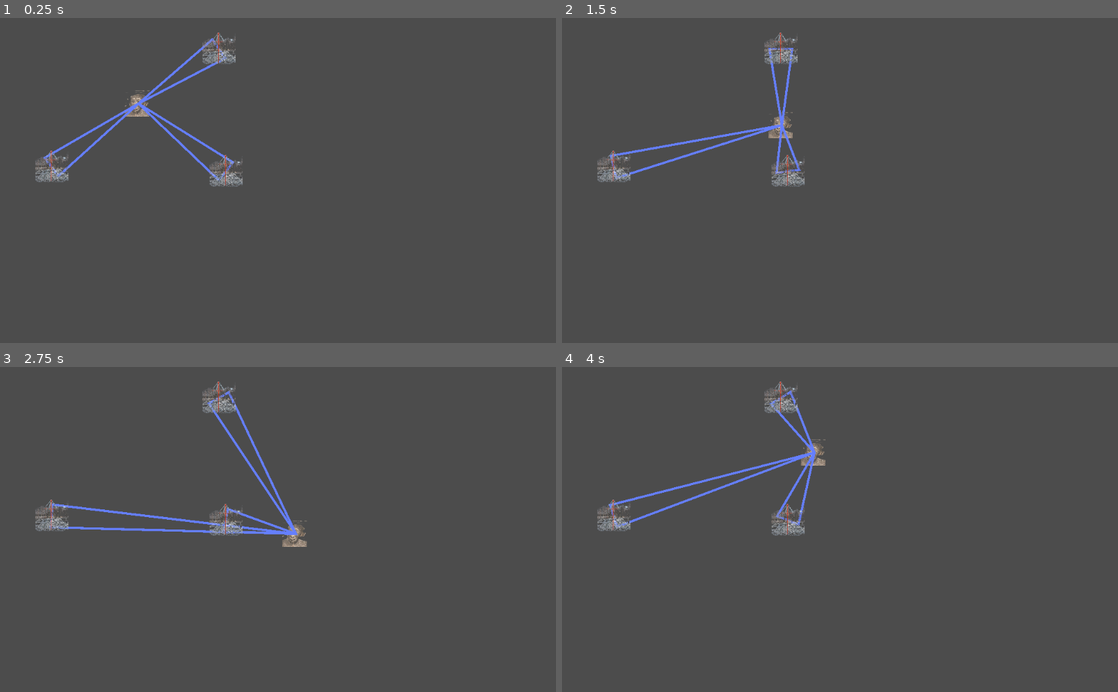
Above: before the commit, frames 1-4 (two rows, left to right).
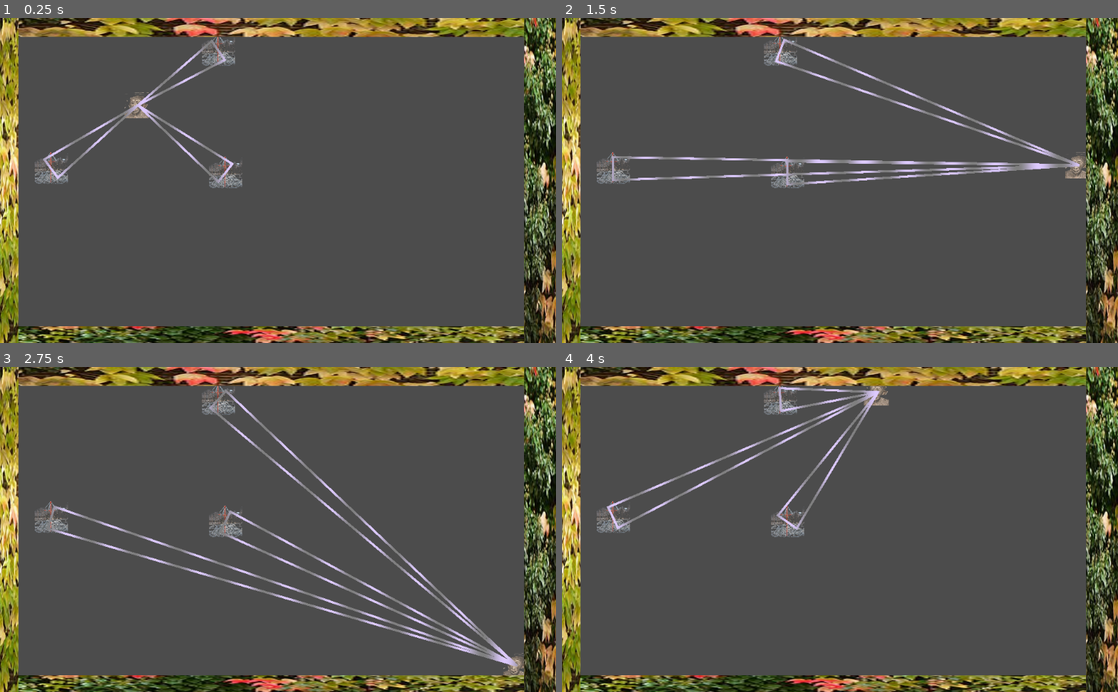
Above: after the commit, the same moments.

Repository: recursory/monke-out
Game: Godot game, scene res://scenes/main.tscn
Same seed, same stepped clock (60 frames per second), same inputs: the game is played once before the commit and once after it.
Inputs:
- Up to frame 1 (0.25 s): no input
- Up to frame 2 (1.5 s): hold Right (right) 0.53-1.28 s; hold Down (down) from 1.28 s (still down)
- Up to frame 3 (2.75 s): release Down (down) at 2.03 s; hold Right (right) from 2.03 s (still down)
- Up to frame 4 (4 s): release Right (right) at 2.78 s; hold Up (up) 2.78-3.53 s; hold Left (left) from 3.53 s (still down)

The runs differ from the first frame. In frame 1, 21% of the frame differs, in the area x 0-100%, y 0-100%; in frame 2, 23%; in frame 3, 24%; in frame 4, 22%.

Commit message:
monke with friggen lazer beams

Diff:
--- /dev/null
+++ b/src/materials/lazer_shader.tres
@@ -0,0 +1,175 @@
+[gd_resource type="VisualShader" load_steps=18 format=2]
+
+[sub_resource type="VisualShaderNodeInput" id=11]
+input_name = "screen_texture"
+
+[sub_resource type="VisualShaderNodeInput" id=12]
+input_name = "uv"
+
+[sub_resource type="VisualShaderNodeScalarUniform" id=13]
+uniform_name = "speed"
+
+[sub_resource type="VisualShaderNodeScalarOp" id=14]
+operator = 2
+
+[sub_resource type="VisualShaderNodeScalarOp" id=15]
+default_input_values = [ 0, 0.0, 1, 1.0 ]
+
+[sub_resource type="VisualShaderNodeScalarOp" id=16]
+default_input_values = [ 0, 0.0, 1, 2.0 ]
+operator = 3
+
+[sub_resource type="VisualShaderNodeInput" id=17]
+input_name = "screen_uv"
+
+[sub_resource type="VisualShaderNodeVectorDecompose" id=18]
+
+[sub_resource type="VisualShaderNodeScalarOp" id=19]
+
+[sub_resource type="VisualShaderNodeInput" id=2]
+output_port_for_preview = 0
+input_name = "time"
+
+[sub_resource type="VisualShaderNodeScalarUniform" id=20]
+uniform_name = "speed2"
+default_value_enabled = true
+default_value = 1.0
+
+[sub_resource type="VisualShaderNodeScalarOp" id=21]
+operator = 2
+
+[sub_resource type="VisualShaderNodeScalarFunc" id=3]
+function = 0
+
+[sub_resource type="VisualShaderNodeColorUniform" id=4]
+uniform_name = "red"
+default_value_enabled = true
+default_value = Color( 1, 0, 0, 1 )
+
+[sub_resource type="VisualShaderNodeColorUniform" id=5]
+output_port_for_preview = 0
+uniform_name = "green"
+default_value_enabled = true
+default_value = Color( 0.227111, 0.883618, 0.249583, 1 )
+
+[sub_resource type="VisualShaderNodeVectorInterp" id=6]
+
+[sub_resource type="VisualShaderNodeVectorInterp" id=8]
+
+[resource]
+code = "shader_type canvas_item;
+uniform vec4 green : hint_color = vec4(0.227111, 0.883618, 0.249583, 1.000000);
+uniform vec4 red : hint_color = vec4(1.000000, 0.000000, 0.000000, 1.000000);
+uniform float speed;
+uniform float speed2 = 1;
+
+
+
+void vertex() {
+// Output:0
+
+}
+
+void fragment() {
+// ColorUniform:5
+	vec3 n_out5p0 = green.rgb;
+	float n_out5p1 = green.a;
+
+// ColorUniform:4
+	vec3 n_out4p0 = red.rgb;
+	float n_out4p1 = red.a;
+
+// ScalarUniform:13
+	float n_out13p0 = speed;
+
+// Input:2
+	float n_out2p0 = TIME;
+
+// ScalarOp:14
+	float n_out14p0 = n_out13p0 * n_out2p0;
+
+// ScalarUniform:20
+	float n_out20p0 = speed2;
+
+// Input:17
+	vec3 n_out17p0 = vec3(SCREEN_UV, 0.0);
+
+// VectorDecompose:18
+	float n_out18p0 = n_out17p0.x;
+	float n_out18p1 = n_out17p0.y;
+	float n_out18p2 = n_out17p0.z;
+
+// ScalarOp:21
+	float n_out21p0 = n_out20p0 * n_out18p0;
+
+// ScalarOp:19
+	float n_out19p0 = n_out14p0 + n_out21p0;
+
+// ScalarFunc:3
+	float n_out3p0 = sin(n_out19p0);
+
+// ScalarOp:15
+	float n_in15p1 = 1.00000;
+	float n_out15p0 = n_out3p0 + n_in15p1;
+
+// ScalarOp:16
+	float n_in16p1 = 2.00000;
+	float n_out16p0 = n_out15p0 / n_in16p1;
+
+// VectorMix:6
+	vec3 n_out6p0 = mix(n_out5p0, n_out4p0, vec3(n_out16p0));
+
+// VectorMix:8
+	vec3 n_in8p1 = vec3(1.00000, 1.00000, 1.00000);
+	vec3 n_in8p2 = vec3(0.50000, 0.50000, 0.50000);
+	vec3 n_out8p0 = mix(n_out6p0, n_in8p1, n_in8p2);
+
+// Output:0
+	COLOR.rgb = n_out8p0;
+
+}
+
+void light() {
+// Output:0
+
+}
+"
+graph_offset = Vector2( 13.2411, 198.954 )
+mode = 1
+flags/light_only = false
+nodes/fragment/0/position = Vector2( 600, 60 )
+nodes/fragment/2/node = SubResource( 2 )
+nodes/fragment/2/position = Vector2( 60, 120 )
+nodes/fragment/3/node = SubResource( 3 )
+nodes/fragment/3/position = Vector2( 460, 340 )
+nodes/fragment/4/node = SubResource( 4 )
+nodes/fragment/4/position = Vector2( 120, 20 )
+nodes/fragment/5/node = SubResource( 5 )
+nodes/fragment/5/position = Vector2( 120, -80 )
+nodes/fragment/6/node = SubResource( 6 )
+nodes/fragment/6/position = Vector2( 468.25, 39.25 )
+nodes/fragment/8/node = SubResource( 8 )
+nodes/fragment/8/position = Vector2( 460, 160 )
+nodes/fragment/11/node = SubResource( 11 )
+nodes/fragment/11/position = Vector2( -340, 380 )
+nodes/fragment/12/node = SubResource( 12 )
+nodes/fragment/12/position = Vector2( -193.485, 370.785 )
+nodes/fragment/13/node = SubResource( 13 )
+nodes/fragment/13/position = Vector2( -200, 140 )
+nodes/fragment/14/node = SubResource( 14 )
+nodes/fragment/14/position = Vector2( 80, 260 )
+nodes/fragment/15/node = SubResource( 15 )
+nodes/fragment/15/position = Vector2( 280, 240 )
+nodes/fragment/16/node = SubResource( 16 )
+nodes/fragment/16/position = Vector2( 320, 240 )
+nodes/fragment/17/node = SubResource( 17 )
+nodes/fragment/17/position = Vector2( 80, 340 )
+nodes/fragment/18/node = SubResource( 18 )
+nodes/fragment/18/position = Vector2( 80, 380 )
+nodes/fragment/19/node = SubResource( 19 )
+nodes/fragment/19/position = Vector2( 320, 340 )
+nodes/fragment/20/node = SubResource( 20 )
+nodes/fragment/20/position = Vector2( 29.0027, 450.48 )
+nodes/fragment/21/node = SubResource( 21 )
+nodes/fragment/21/position = Vector2( 260, 440 )
+nodes/fragment/connections = PoolIntArray( 5, 0, 6, 0, 4, 0, 6, 1, 6, 0, 8, 0, 8, 0, 0, 0, 13, 0, 14, 0, 2, 0, 14, 1, 3, 0, 15, 0, 15, 0, 16, 0, 16, 0, 6, 2, 17, 0, 18, 0, 19, 0, 3, 0, 18, 0, 21, 1, 14, 0, 19, 0, 21, 0, 19, 1, 20, 0, 21, 0 )
--- a/src/objects/monkebars.gd
+++ b/src/objects/monkebars.gd
@@ -1,4 +1,7 @@
 extends Node2D
 
 onready var radius = $RigidBody2D/CollisionShape2D.shape.radius
+var position2
+func _physics_process(delta):
+	position2 = $RigidBody2D.position + self.position
 #	pass
--- a/src/objects/monkebars.tscn
+++ b/src/objects/monkebars.tscn
@@ -10,11 +10,12 @@
 script = ExtResource( 2 )
 
 [node name="RigidBody2D" type="RigidBody2D" parent="."]
+gravity_scale = 0.0
 
 [node name="CollisionShape2D" type="CollisionShape2D" parent="RigidBody2D"]
 shape = SubResource( 1 )
 
-[node name="Monkebars" type="Sprite" parent="."]
+[node name="Monkebars" type="Sprite" parent="RigidBody2D"]
 position = Vector2( 0, -1 )
 scale = Vector2( 0.238893, 0.227658 )
 texture = ExtResource( 1 )
--- /dev/null
+++ b/src/objects/monkewall.tscn
@@ -0,0 +1,17 @@
+[gd_scene load_steps=3 format=2]
+
+[ext_resource path="res://materials/monkewall.png" type="Texture" id=1]
+
+[sub_resource type="RectangleShape2D" id=1]
+extents = Vector2( 30, 30 )
+
+[node name="monkewall" type="Node2D"]
+
+[node name="Sprite" type="Sprite" parent="."]
+scale = Vector2( 0.2, 0.2 )
+texture = ExtResource( 1 )
+
+[node name="StaticBody2D" type="StaticBody2D" parent="."]
+
+[node name="CollisionShape2D" type="CollisionShape2D" parent="StaticBody2D"]
+shape = SubResource( 1 )
--- a/src/scenes/main.tscn
+++ b/src/scenes/main.tscn
@@ -1,13 +1,66 @@
-[gd_scene load_steps=5 format=2]
+[gd_scene load_steps=11 format=2]
 
 [ext_resource path="res://objects/monkebars.tscn" type="PackedScene" id=1]
 [ext_resource path="res://materials/monke.png" type="Texture" id=2]
 [ext_resource path="res://scripts/player.gd" type="Script" id=3]
+[ext_resource path="res://objects/monkewall.tscn" type="PackedScene" id=4]
+[ext_resource path="res://materials/lazer_shader.tres" type="Shader" id=5]
+
+[sub_resource type="VisualShaderNodeColorUniform" id=9]
+uniform_name = "ColorUniform"
+default_value_enabled = true
+default_value = Color( 0.0207183, 0, 0.795573, 1 )
+
+[sub_resource type="VisualShader" id=10]
+code = "shader_type spatial;
+render_mode specular_schlick_ggx, async_visible;
+
+uniform vec4 ColorUniform : hint_color = vec4(0.020718, 0.000000, 0.795573, 1.000000);
+
+
+
+void vertex() {
+// Output:0
+
+}
+
+void fragment() {
+// ColorUniform:2
+	vec3 n_out2p0 = ColorUniform.rgb;
+	float n_out2p1 = ColorUniform.a;
+
+// Output:0
+	ALBEDO = n_out2p0;
+
+}
+
+void light() {
+// Output:0
+
+}
+"
+graph_offset = Vector2( 84.6881, 306.758 )
+nodes/fragment/2/node = SubResource( 9 )
+nodes/fragment/2/position = Vector2( 140, 220 )
+nodes/fragment/connections = PoolIntArray( 2, 0, 0, 0 )
+
+[sub_resource type="ShaderMaterial" id=11]
+shader = SubResource( 10 )
+shader_param/ColorUniform = Color( 0.020718, 0, 0.795573, 1 )
 
 [sub_resource type="CircleShape2D" id=1]
 radius = 22.05
 
+[sub_resource type="ShaderMaterial" id=8]
+shader = ExtResource( 5 )
+shader_param/green = Color( 0.737255, 0.588235, 1, 1 )
+shader_param/red = Color( 0, 0, 0, 1 )
+shader_param/speed = 11.849
+shader_param/speed2 = 80.0
+
 [node name="Node2D" type="Node2D"]
+material = SubResource( 11 )
+position = Vector2( -1, 3 )
 
 [node name="player" type="KinematicBody2D" parent="."]
 position = Vector2( 255, 158 )
@@ -23,19 +76,39 @@
 texture = ExtResource( 2 )
 offset = Vector2( -643, -67 )
 
+[node name="pillars" type="Node2D" parent="."]
+
+[node name="monkebars" parent="pillars" instance=ExtResource( 1 )]
+position = Vector2( 403, 57 )
+
+[node name="monkebars2" parent="pillars" instance=ExtResource( 1 )]
+position = Vector2( 416, 283 )
+
+[node name="monkebars3" parent="pillars" instance=ExtResource( 1 )]
+position = Vector2( 95, 275 )
+
+[node name="walls" type="Node2D" parent="."]
+
+[node name="monkewall" parent="walls" instance=ExtResource( 4 )]
+position = Vector2( 506, -125 )
+scale = Vector2( 19.9319, 4.98211 )
+
+[node name="monkewall3" parent="walls" instance=ExtResource( 4 )]
+position = Vector2( 474, 723 )
+scale = Vector2( 19.9319, 4.98211 )
+
+[node name="monkewall2" parent="walls" instance=ExtResource( 4 )]
+position = Vector2( -109, 311 )
+scale = Vector2( 4.58318, 11.3502 )
+
+[node name="monkewall4" parent="walls" instance=ExtResource( 4 )]
+position = Vector2( 1110, 304 )
+scale = Vector2( 4.58318, 11.3502 )
+
 [node name="debug" type="Node2D" parent="."]
 
 [node name="Line2D" type="Line2D" parent="debug"]
-points = PoolVector2Array( 0, 0, 50, 50 )
+material = SubResource( 8 )
+points = PoolVector2Array( 0, 0, 32.2308, 32.2308, 50, 50 )
 width = 4.134
-
-[node name="walls" type="Node2D" parent="."]
-
-[node name="monkebars" parent="walls" instance=ExtResource( 1 )]
-position = Vector2( 403, 57 )
-
-[node name="monkebars2" parent="walls" instance=ExtResource( 1 )]
-position = Vector2( 416, 283 )
-
-[node name="monkebars3" parent="walls" instance=ExtResource( 1 )]
-position = Vector2( 95, 275 )
+default_color = Color( 0.4, 0.501961, 1, 1 )
--- a/src/scripts/player.gd
+++ b/src/scripts/player.gd
@@ -2,26 +2,31 @@
 
 
 
-export (int) var speed = 200
+export (int) var speed = 2.0
 
 var velocity = Vector2()
 onready var body = self
 
 func get_input():
-	velocity = Vector2()
+	var jolt = Vector2()
 	if Input.is_action_pressed("right"):
-		velocity.x += 1
+		jolt.x += 1
 	if Input.is_action_pressed("left"):
-		velocity.x -= 1
+		jolt.x -= 1
 	if Input.is_action_pressed("down"):
-		velocity.y += 1
+		jolt.y += 1
 	if Input.is_action_pressed("up"):
-		velocity.y -= 1
-	velocity = velocity.normalized() * speed
+		jolt.y -= 1
+	velocity += jolt.normalized() * speed
 
 func _physics_process(delta):
 	get_input()
-	velocity = body.move_and_slide(velocity)
+	var hittest = body.move_and_collide(velocity)
+	if hittest:
+		velocity *= 0
+		print(hittest)
+
+	velocity *= 0.9
 	#print(delta, ", ", velocity)
 
 onready var debug_line = $"../debug/Line2D"
@@ -30,19 +35,19 @@
 	#print(debug_line.position, ", ", body.position)
 	pass
 
-onready var walls = $"../walls"
+onready var pillars = $"../pillars"
 func _process(delta):
 	debug_line.clear_points()
 	debug_line.add_point(body.position)
 
-	for child in walls.get_children():
+	for child in pillars.get_children():
 		var left = Vector2(-child.radius, 0)
 		var right = Vector2(child.radius, 0)
-		var delta2 = body.position - child.position
+		var delta2 = body.position - child.position2
 		var atan3 = atan2(delta2.x, delta2.y)
 		left = left.rotated(-atan3)
 		right = right.rotated(-atan3)
 
-		debug_line.add_point(child.position + left)
-		debug_line.add_point(child.position + right)
+		debug_line.add_point(child.position2 + left)
+		debug_line.add_point(child.position2 + right)
 		debug_line.add_point(body.position)
Binary file added: src/materials/monkewall.png
Not shown, added: src/materials/monkewall.png.import
